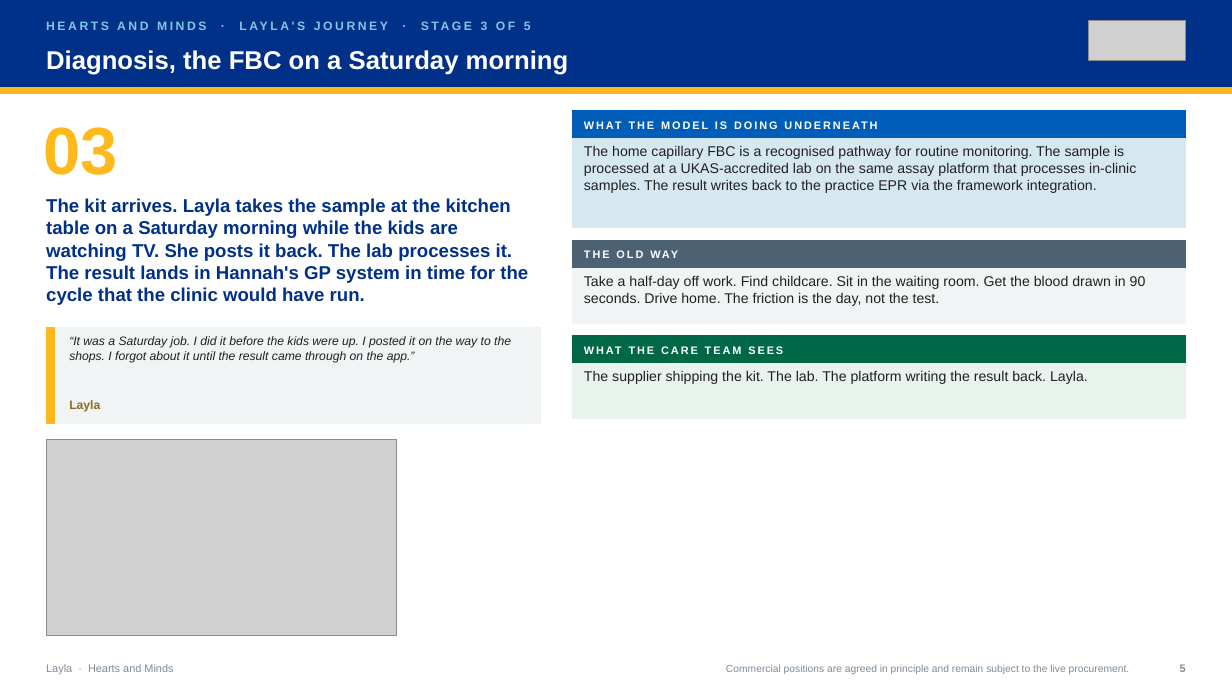
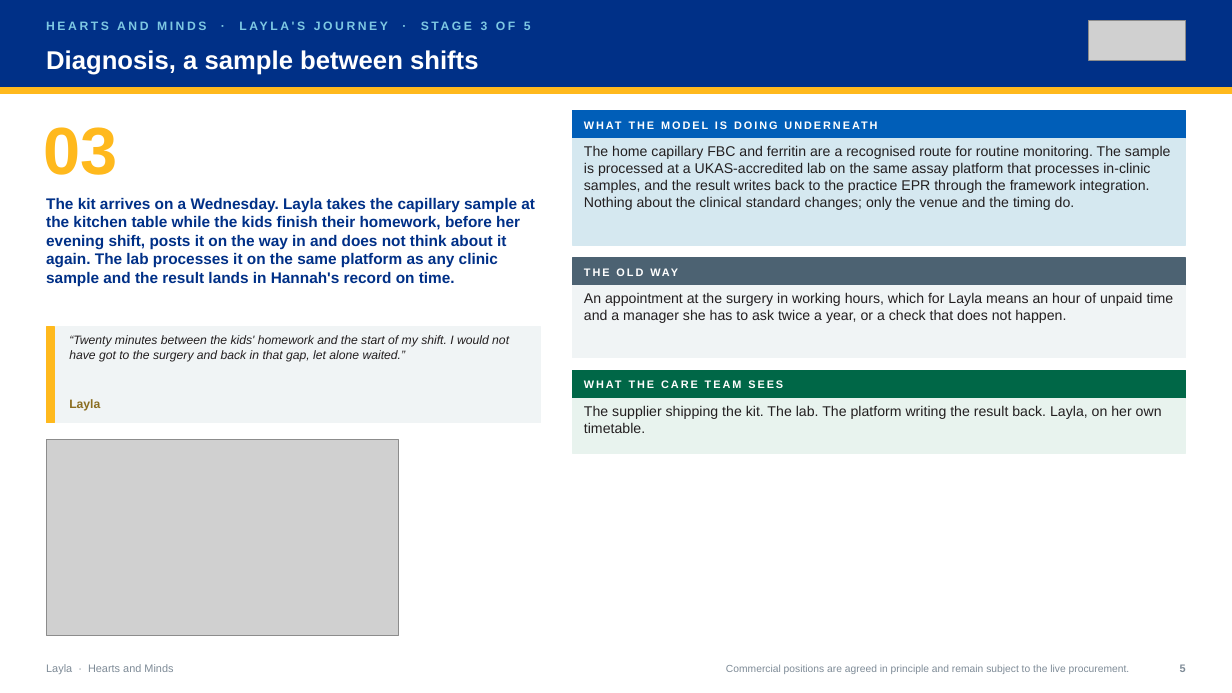
Before and after one commit to ScottEason1967/dtx-ecosystem, a slide deck: slide 5 of hearts-and-minds/journey-decks/hm-journey-layla-v1.pptx. Drawn at 1232x693 pixels with LibreOffice and Linux fonts; fonts in the diff are those of the drawing; grey boxes stand for pictures. Boxes give left, top, right and bottom in pixels: in the first picture for what was removed or moved away, otherwise in the second. Text is boxed around its words. In the diff, an @@ line names an element or a change of style, - is before the commit and + after.

```diff
--- a/hearts-and-minds/journey-decks/hm-journey-layla-v1.pptx
+++ b/hearts-and-minds/journey-decks/hm-journey-layla-v1.pptx
@@ text at <box>46,50,478,75</box>: text changed @@
-Diagnosis, the FBC on a Saturday morning
+Diagnosis, a sample between shifts
@@ rectangle: place and size @@
-rectangle at <box>573,139,1186,228</box>
+rectangle at <box>573,139,1186,245</box>
@@ text at <box>584,145,1171,210</box>: text changed @@
-The home capillary FBC is a recognised pathway for routine monitoring. The sample is processed at a UKAS-accredited lab on the same assay platform that processes in-clinic samples. The result writes back to the practice EPR via the framework integration.
+The home capillary FBC and ferritin are a recognised route for routine monitoring. The sample is processed at a UKAS-accredited lab on the same assay platform that processes in-clinic samples, and the result writes back to the practice EPR through the framework integration. Nothing about the clinical standard changes; only the venue and the timing do.
@@ text at <box>46,198,535,286</box>: text changed; size 14.5 to 12 pt @@
-The kit arrives. Layla takes the sample at the kitchen table on a Saturday morning while the kids are watching TV. She posts it back. The lab processes it. The result lands in Hannah's GP system in time for the cycle that the clinic would have run.
+The kit arrives on a Wednesday. Layla takes the capillary sample at the kitchen table while the kids finish their homework, before her evening shift, posts it on the way in and does not think about it again. The lab processes it on the same platform as any clinic sample and the result lands in Hannah's record on time.
@@ rectangle: place and size @@
-rectangle at <box>573,241,1186,269</box>
+rectangle at <box>573,258,1186,286</box>
@@ text "THE OLD WAY": place and size @@
-text "THE OLD WAY" at <box>584,241,1175,269</box>
+text "THE OLD WAY" at <box>584,258,1175,286</box>
@@ rectangle: place and size @@
-rectangle at <box>573,269,1186,323</box>
+rectangle at <box>573,286,1186,358</box>
@@ text at <box>584,292,1174,323</box>: text changed @@
-Take a half-day off work. Find childcare. Sit in the waiting room. Get the blood drawn in 90 seconds. Drive home. The friction is the day, not the test.
+An appointment at the surgery in working hours, which for Layla means an hour of unpaid time and a manager she has to ask twice a year, or a check that does not happen.
@@ text at <box>69,335,509,362</box>: text changed @@
-“It was a Saturday job. I did it before the kids were up. I posted it on the way to the shops. I forgot about it until the result came through on the app.”
+“Twenty minutes between the kids' homework and the start of my shift. I would not have got to the surgery and back in that gap, let alone waited.”
@@ 2 rectangles, 1 text: place and size @@
-2 rectangles, 1 text at <box>573,336,1186,419</box>
+2 rectangles, 1 text at <box>573,371,1186,453</box>
@@ text at <box>584,405,1162,433</box>: text changed @@
-The supplier shipping the kit. The lab. The platform writing the result back. Layla.
+The supplier shipping the kit. The lab. The platform writing the result back. Layla, on her own timetable.
```
Also in this commit, not shown: 7 other slides changed, 25 other files.
